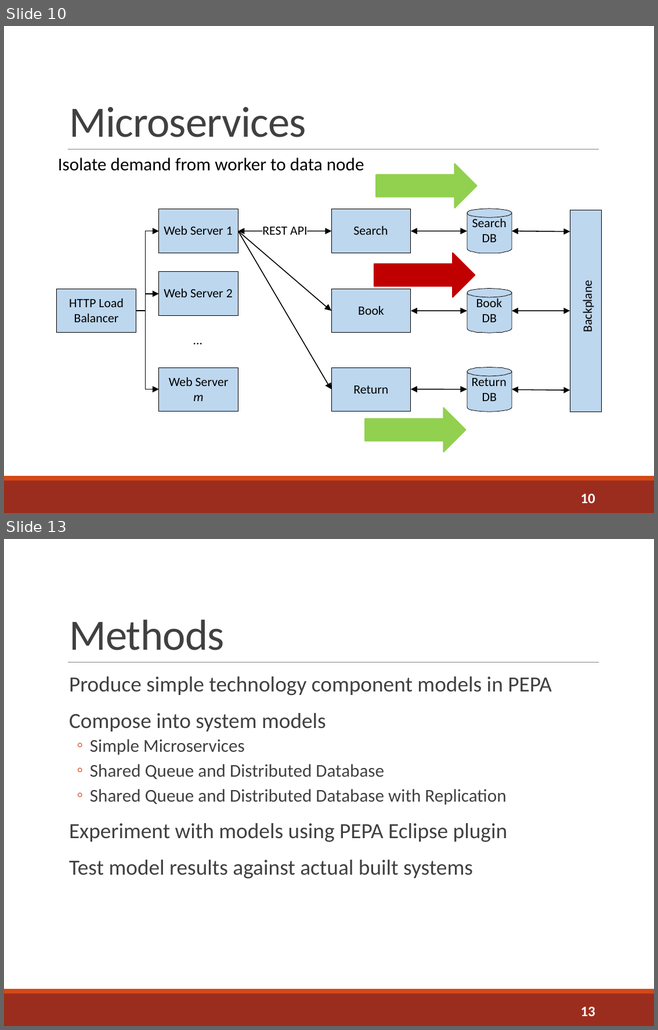
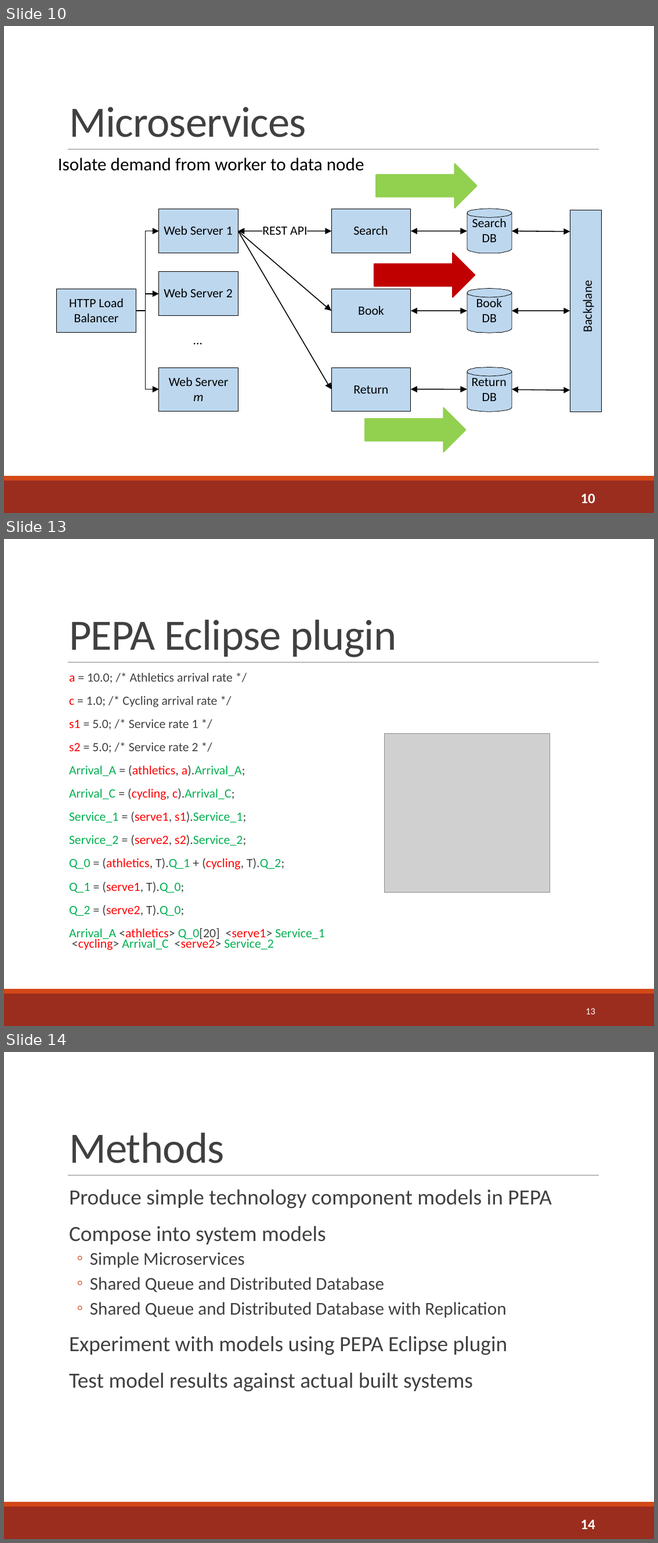
Before and after one commit to sshephard2/skewed-modelling, a slide deck: Presentation/Performance modelling of skewed demand in complex systems.pptx. Shown one above the other, each under a label of ours: slides 10 and 13 before the commit, slides 10, 13 and 14 after it; the slides between them are not shown. The pictures are 658x1030 and 658x1543 pixels, drawn with LibreOffice and Linux fonts; fonts in the diff are those of the drawing; grey boxes stand for pictures. Boxes give left, top, right and bottom in pixels: in the first picture for what was removed or moved away, otherwise in the second. Text is boxed around its words. In the diff, an @@ line names an element or a change of style, - is before the commit and + after.

```diff
--- a/Presentation/Performance modelling of skewed demand in complex systems.pptx
+++ b/Presentation/Performance modelling of skewed demand in complex systems.pptx
@@ slide 13 added at (4,539,654,1026), background #FFFFFF; not listed: 3 template elements that a slide beside it also shows @@
@@ title added at (69,620,396,657), 48 pt, text #404040 @@
+PEPA Eclipse plugin
@@ text added at (69,673,324,950), 14 pt, text #404040 @@
+  a = 10.0; /* Athletics arrival rate */
+  c = 1.0; /* Cycling arrival rate */
+  s1 = 5.0; /* Service rate 1 */
+  s2 = 5.0; /* Service rate 2 */
+  Arrival_A = (athletics, a).Arrival_A;
+  Arrival_C = (cycling, c).Arrival_C;
+  Service_1 = (serve1, s1).Service_1;
+  Service_2 = (serve2, s2).Service_2;
+  Q_0 = (athletics, T).Q_1 + (cycling, T).Q_2;
+  Q_1 = (serve1, T).Q_0;
+  Q_2 = (serve2, T).Q_0;
+  Arrival_A <athletics> Q_0[20] <serve1> Service_1 <cycling> Arrival_C <serve2> Service_2
@@ picture added at (384,733,549,892) @@
@@ page number added at (585,1008,594,1015), 10.5 pt, text #FFFFFF @@
+13
@@ what was slide 13 is now slide 14 @@
@@ page number at (581,1520,595,1529): text changed @@
-13
+14
```
Also in this commit, not shown: 6 slides changed, 4 other slides added, 5 slides removed, 2 other files.
